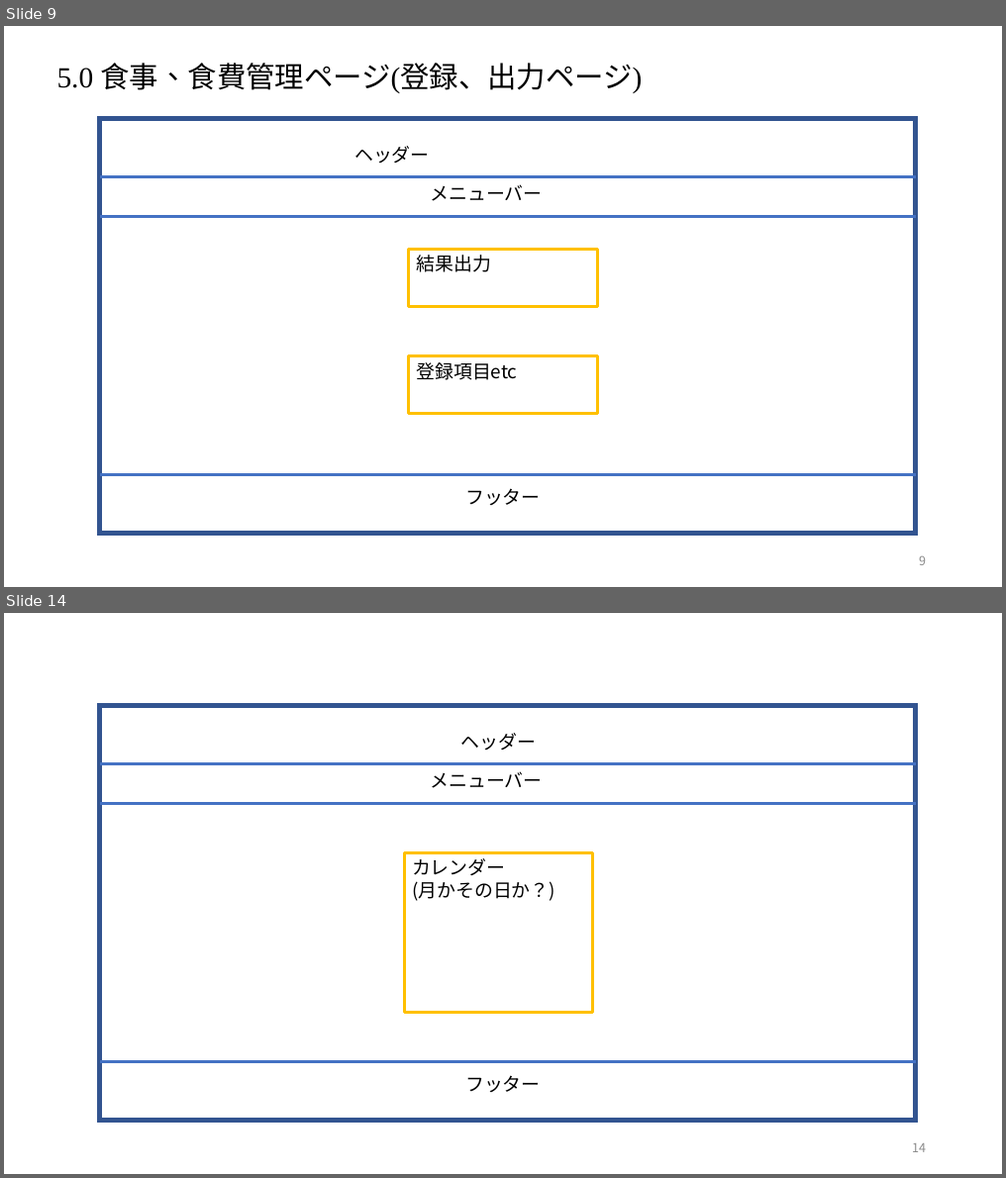
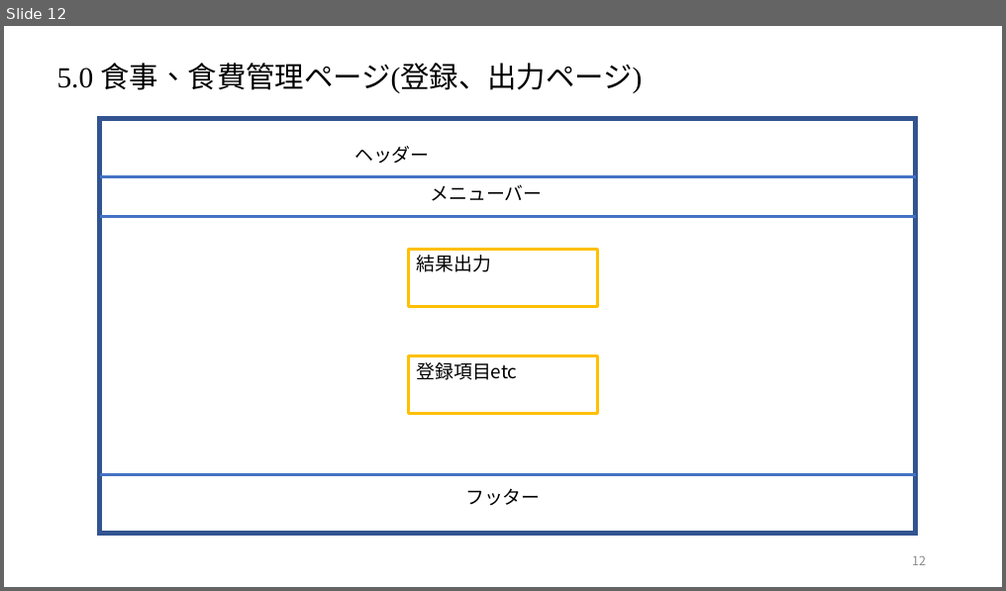
Before and after one commit to dojo2023/F-1, a slide deck: doc/外部設計/画面設計書 ver1.2.pptx. Shown one above the other, each under a label of ours: slides 9 and 14 before the commit, slide 12 after it; the slides between them are not shown. The pictures are 1006x1178 and 1006x591 pixels, drawn with LibreOffice and Linux fonts; fonts in the diff are those of the drawing. Boxes give left, top, right and bottom in pixels: in the first picture for what was removed or moved away, otherwise in the second. Text is boxed around its words. In the diff, an @@ line names an element or a change of style, - is before the commit and + after.

```diff
--- a/doc/外部設計/画面設計書 ver1.2.pptx
+++ b/doc/外部設計/画面設計書 ver1.2.pptx
@@ slide 14 removed at bbox=[4, 613, 1002, 1174], background #FFFFFF @@
@@ rectangle removed at bbox=[100, 706, 916, 1121] @@
@@ text removed at bbox=[461, 733, 537, 750] @@
-ヘッダー
@@ line removed from (100, 764) to (916, 764) @@
@@ text removed at bbox=[430, 771, 542, 788] @@
-メニューバー
@@ line removed from (100, 804) to (916, 804) @@
@@ rectangle removed at bbox=[405, 854, 593, 1013] @@
-カレンダー
-(月かその日か？)
@@ line removed from (100, 1062) to (916, 1062) @@
@@ text removed at bbox=[465, 1075, 541, 1092] @@
-フッター
@@ page number removed at bbox=[912, 1144, 926, 1153] @@
-14
@@ what was slide 9 is now slide 12 @@
@@ page number at bbox=[912, 557, 926, 566]: text changed @@
-9
+12
```
Also in this commit, not shown: 2 slides changed, 3 slides added, 4 other slides removed.
